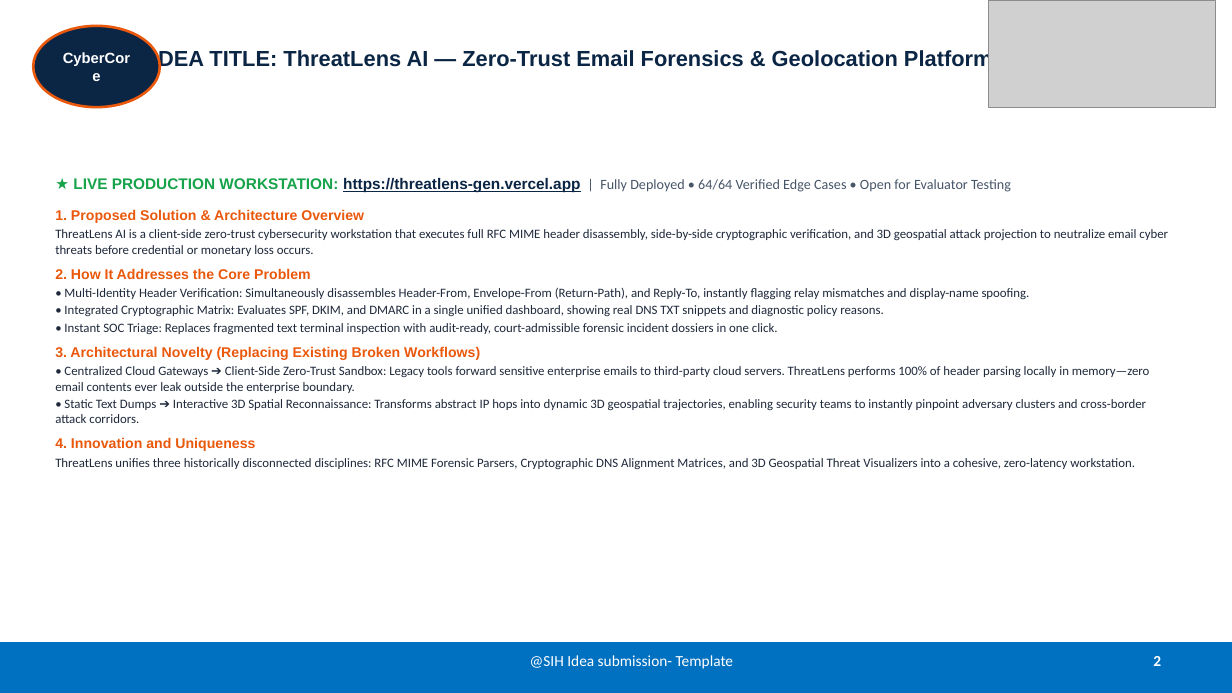
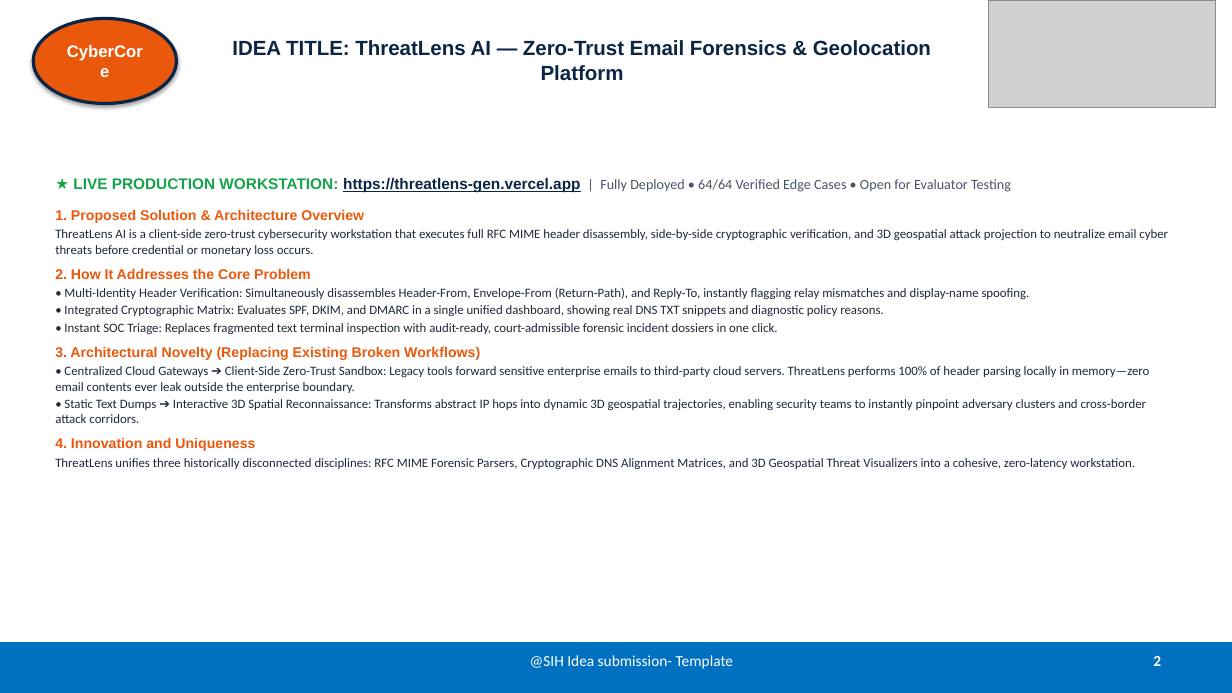
Before and after one commit to viswakpullepu/threatlens, a slide deck: slide 2 of SIH2026_ThreatLens_AI_Official_Submission.pptx. Drawn at 1232x693 pixels with LibreOffice and Linux fonts; fonts in the diff are those of the drawing; grey boxes stand for pictures. Boxes give left, top, right and bottom in pixels: in the first picture for what was removed or moved away, otherwise in the second. Text is boxed around its words. In the diff, an @@ line names an element or a change of style, - is before the commit and + after.

Commit message:
fix(ppt): ensure high-contrast CyberCore oval badge appears on all slides across all decks

```diff
--- a/SIH2026_ThreatLens_AI_Official_Submission.pptx
+++ b/SIH2026_ThreatLens_AI_Official_Submission.pptx
@@ ellipse "CyberCore" resized from (x1=33, y1=26, x2=160, y2=107) to (x1=33, y1=18, x2=177, y2=104) @@
@@ ellipse "CyberCore" at (x1=33, y1=18, x2=177, y2=104): size 11.5 to 13 pt; fill #0B2545 to #EA580C; outline #EA580C 2 pt to #0B2545 2.5 pt; shadow on @@
@@ title "IDEA TITLE: ThreatLens AI — ..." moved from (x1=152, y1=49, x2=993, y2=71) to (x1=232, y1=40, x2=931, y2=81) @@
@@ title "IDEA TITLE: ThreatLens AI — ..." at (x1=232, y1=40, x2=931, y2=81): size 17 to 16 pt @@
```
Also in this commit, not shown: 5 other slides changed, 1 other file.
